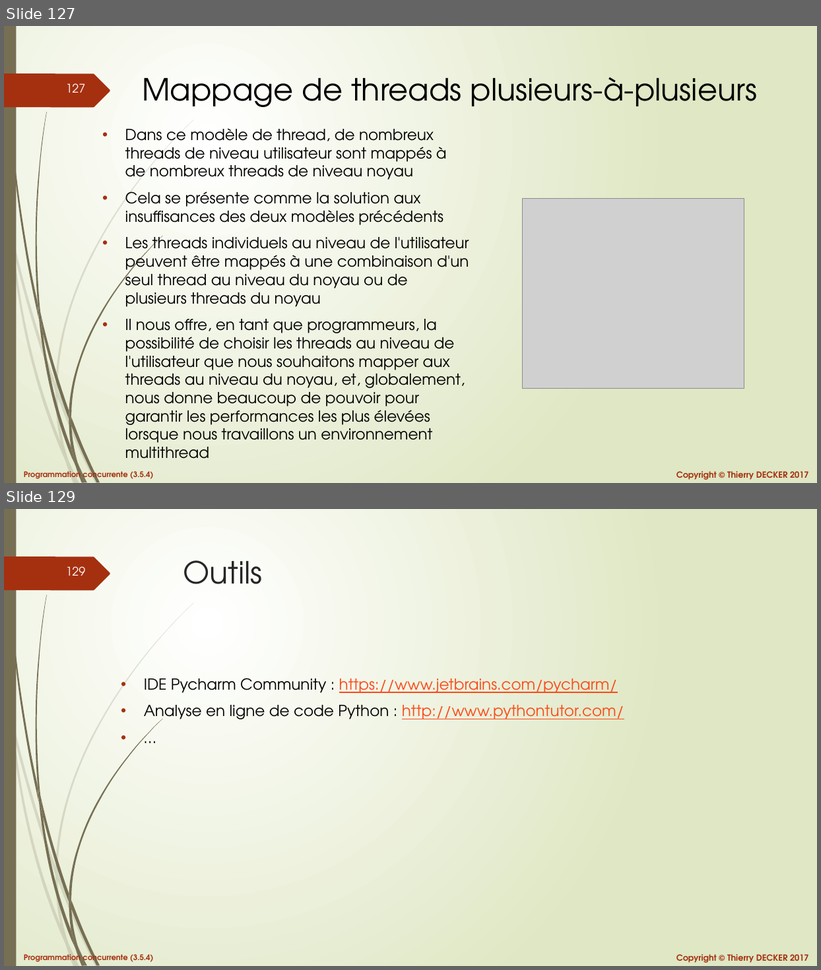
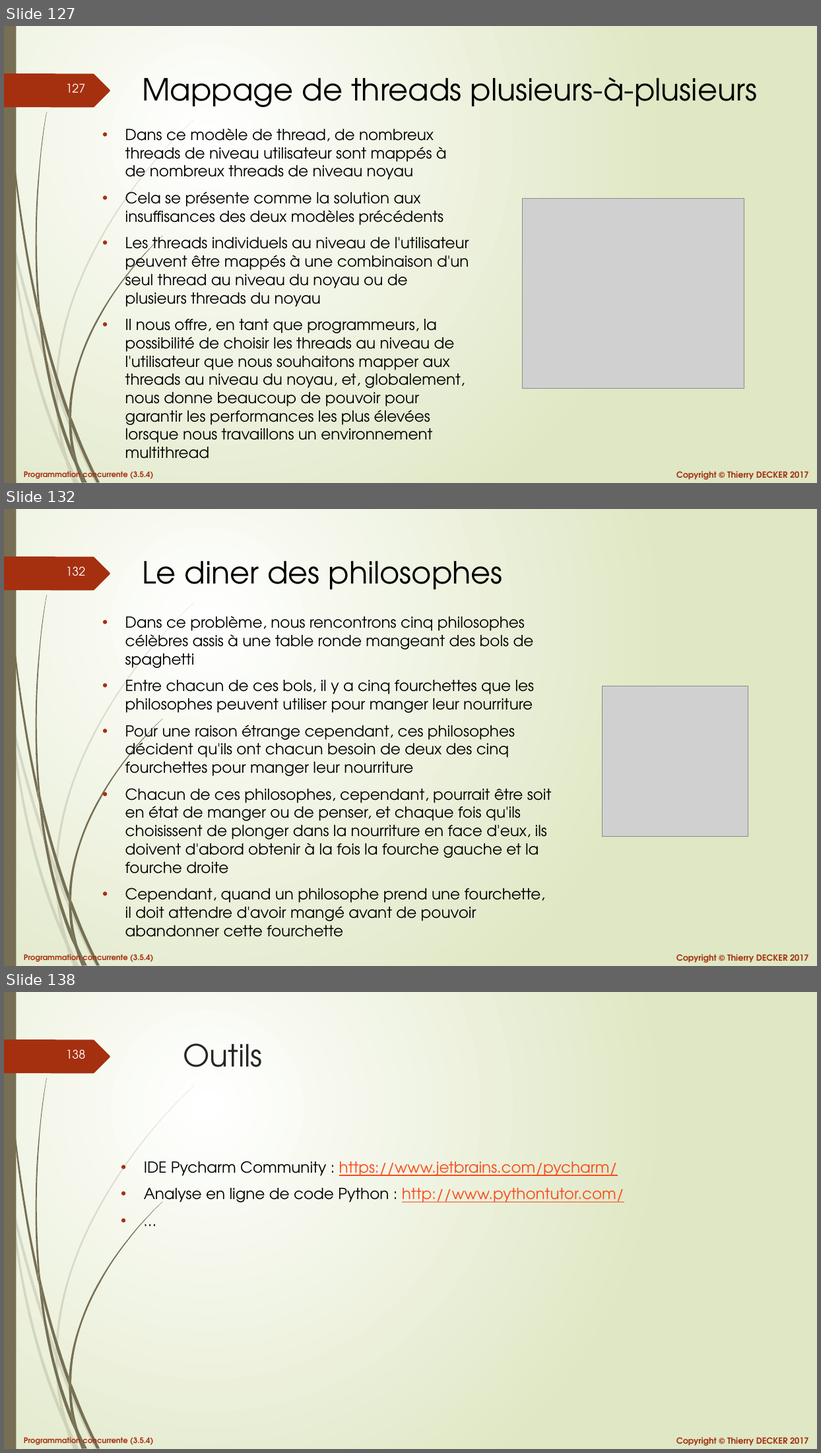
Before and after one commit to VikmanTheRacoon/learning-python, a slide deck: documentations/python-103.pptx. Shown one above the other, each under a label of ours: slides 127 and 129 before the commit, slides 127, 132 and 138 after it; the slides between them are not shown. The pictures are 821x970 and 821x1453 pixels, drawn with LibreOffice and Linux fonts; fonts in the diff are those of the drawing; grey boxes stand for pictures. Boxes give left, top, right and bottom in pixels: in the first picture for what was removed or moved away, otherwise in the second. Text is boxed around its words. In the diff, an @@ line names an element or a change of style, - is before the commit and + after.

```diff
--- a/documentations/python-103.pptx
+++ b/documentations/python-103.pptx
@@ slide 132 added at (4,509,817,966), background gradient #FFFFFF to #DFE8C4; not listed: 27 template elements that a slide beside it also shows @@
@@ title added at (142,561,503,590), 36 pt, text #000000 @@
+Le diner des philosophes
@@ text added at (125,616,552,937), 18 pt, text #000000 @@
+• Dans ce problème, nous rencontrons cinq philosophes célèbres assis à une table ronde mangeant des bols de spaghetti
+• Entre chacun de ces bols, il y a cinq fourchettes que les philosophes peuvent utiliser pour manger leur nourriture
+• Pour une raison étrange cependant, ces philosophes décident qu'ils ont chacun besoin de deux des cinq fourchettes pour manger leur nourriture
+• Chacun de ces philosophes, cependant, pourrait être soit en état de manger ou de penser, et chaque fois qu'ils choisissent de plonger dans la nourriture en face d'eux, ils doivent d'abord obtenir à la fois la fourche gauche et la fourche droite
+• Cependant, quand un philosophe prend une fourchette, il doit attendre d'avoir mangé avant de pouvoir abandonner cette fourchette
@@ picture added at (603,687,748,837) @@
@@ what was slide 129 is now slide 138 @@
@@ page number at (66,1049,86,1059): text changed @@
-129
+138
```
Also in this commit, not shown: 1 slide changed, 8 other slides added, 1 other file.
